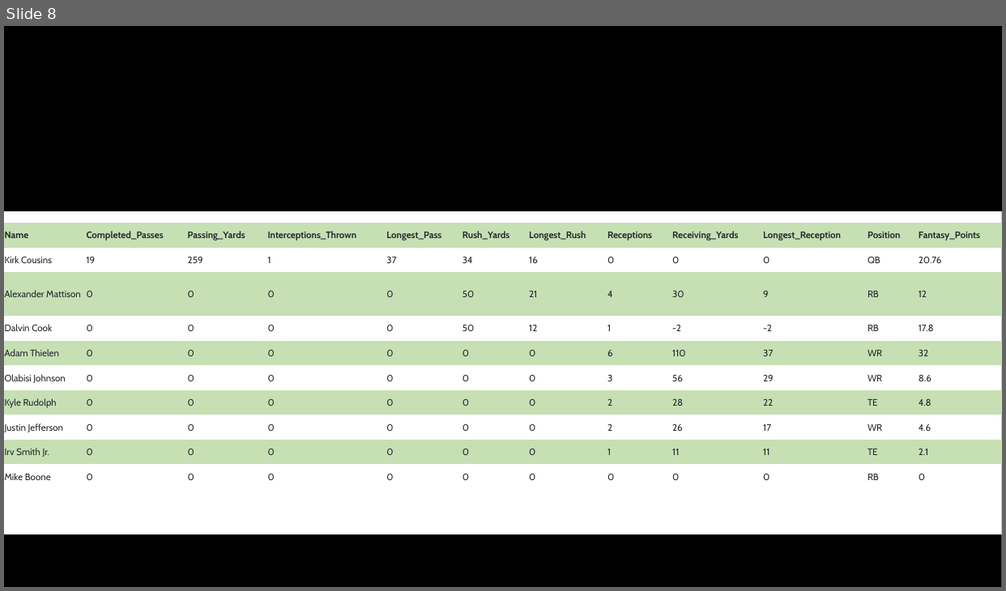
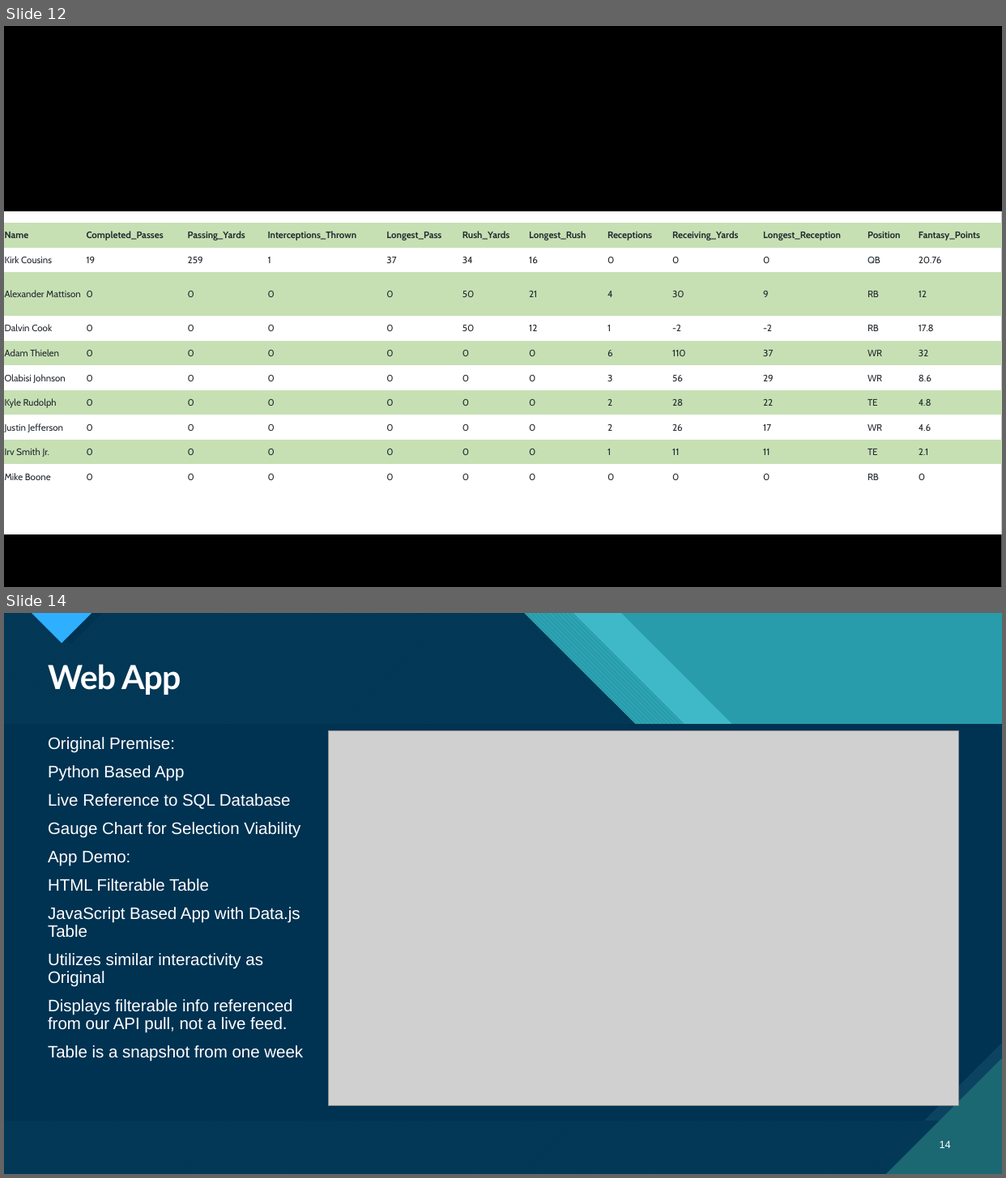
Before and after one commit to sbull32/team_cautious_waffle, a slide deck: Resources/Final.Presentation.pptx. Shown one above the other, each under a label of ours: slide 8 before the commit, slides 12 and 14 after it; the slides between them are not shown. The pictures are 1006x591 and 1006x1178 pixels, drawn with LibreOffice and Linux fonts; fonts in the diff are those of the drawing; grey boxes stand for pictures. Boxes give left, top, right and bottom in pixels: in the first picture for what was removed or moved away, otherwise in the second. Text is boxed around its words. In the diff, an @@ line names an element or a change of style, - is before the commit and + after.

Commit message:
Final presentation

```diff
--- a/Resources/Final.Presentation.pptx
+++ b/Resources/Final.Presentation.pptx
@@ slide 14 added at box(4, 613, 1002, 1174), background #47C3D3 @@
@@ rectangle added at box(4, 613, 1002, 1174), fill #299CAB @@
@@ freeform shape added at box(4, 613, 1002, 1174), fill #47C3D3 at 74% opacity @@
@@ freeform shape added at box(4, 613, 1002, 1174), fill pattern #47C3D3 on #1B6872 @@
@@ freeform shape added at box(4, 613, 1002, 1174), fill #003352 at 90% opacity @@
@@ rectangle added at box(4, 613, 1002, 1174), fill #299CAB @@
@@ freeform shape added at box(4, 613, 1002, 1174), fill #47C3D3 at 74% opacity @@
@@ freeform shape added at box(4, 613, 1002, 1174), fill pattern #47C3D3 on #1B6872 @@
@@ freeform shape added at box(4, 613, 1002, 1174), fill #003352 at 90% opacity @@
@@ freeform shape added at box(32, 613, 92, 644), fill pattern #2FAFFF on #1B6872 @@
@@ freeform shape added at box(32, 613, 92, 644), fill pattern #2FAFFF on #1B6872 @@
@@ freeform shape added at box(40, 613, 103, 645), fill #003352 @@
@@ freeform shape added at box(53, 613, 1002, 1174), fill pattern #47C3D3 on #299CAB @@
@@ freeform shape added at box(53, 613, 1002, 1174), fill pattern #47C3D3 on #299CAB @@
@@ title added at box(48, 664, 181, 695), 32 pt, text #FFFFFF, bold @@
+Web App
@@ snip rect added at box(4, 724, 1002, 1121), fill pattern #0C4360 on #1B6872 @@
@@ snip rect added at box(4, 724, 1002, 1121), fill pattern #0C4360 on #1B6872 @@
@@ snip rect added at box(4, 724, 1002, 1121), fill #003352 @@
@@ picture added at box(329, 731, 958, 1106) @@
@@ text added at box(48, 737, 303, 1062), 16 pt, text #FFFFFF @@
+Original Premise:
+Python Based App
+Live Reference to SQL Database
+Gauge Chart for Selection Viability
+App Demo:
+HTML Filterable Table
+JavaScript Based App with Data.js Table
+Utilizes similar interactivity as Original
+Displays filterable info referenced from our API pull, not a live feed.
+Table is a snapshot from one week
@@ freeform shape added at box(887, 1059, 1002, 1174), fill pattern #1B6872 on #47C3D3 @@
@@ freeform shape added at box(887, 1059, 1002, 1174), fill pattern #1B6872 on #47C3D3 @@
@@ page number added at box(940, 1141, 951, 1148), 10 pt, text #FFFFFF @@
+14
@@ what was slide 8 is now slide 12 @@
```
Also in this commit, not shown: 1 slide changed, 13 other slides added, 7 slides removed.
